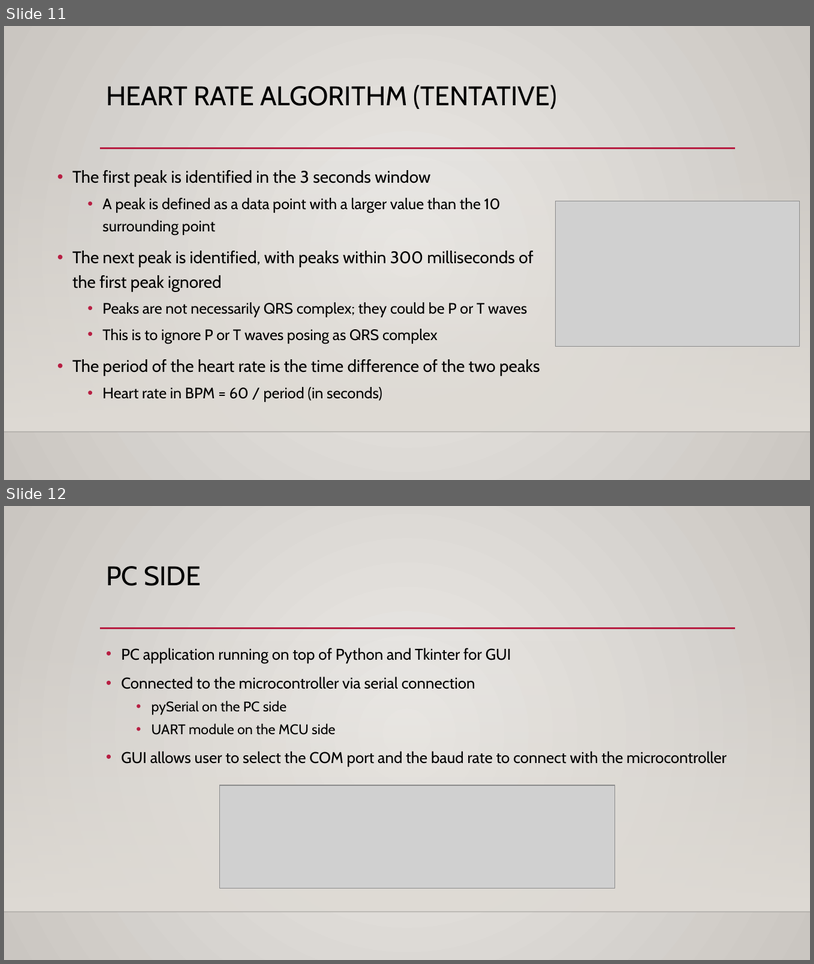
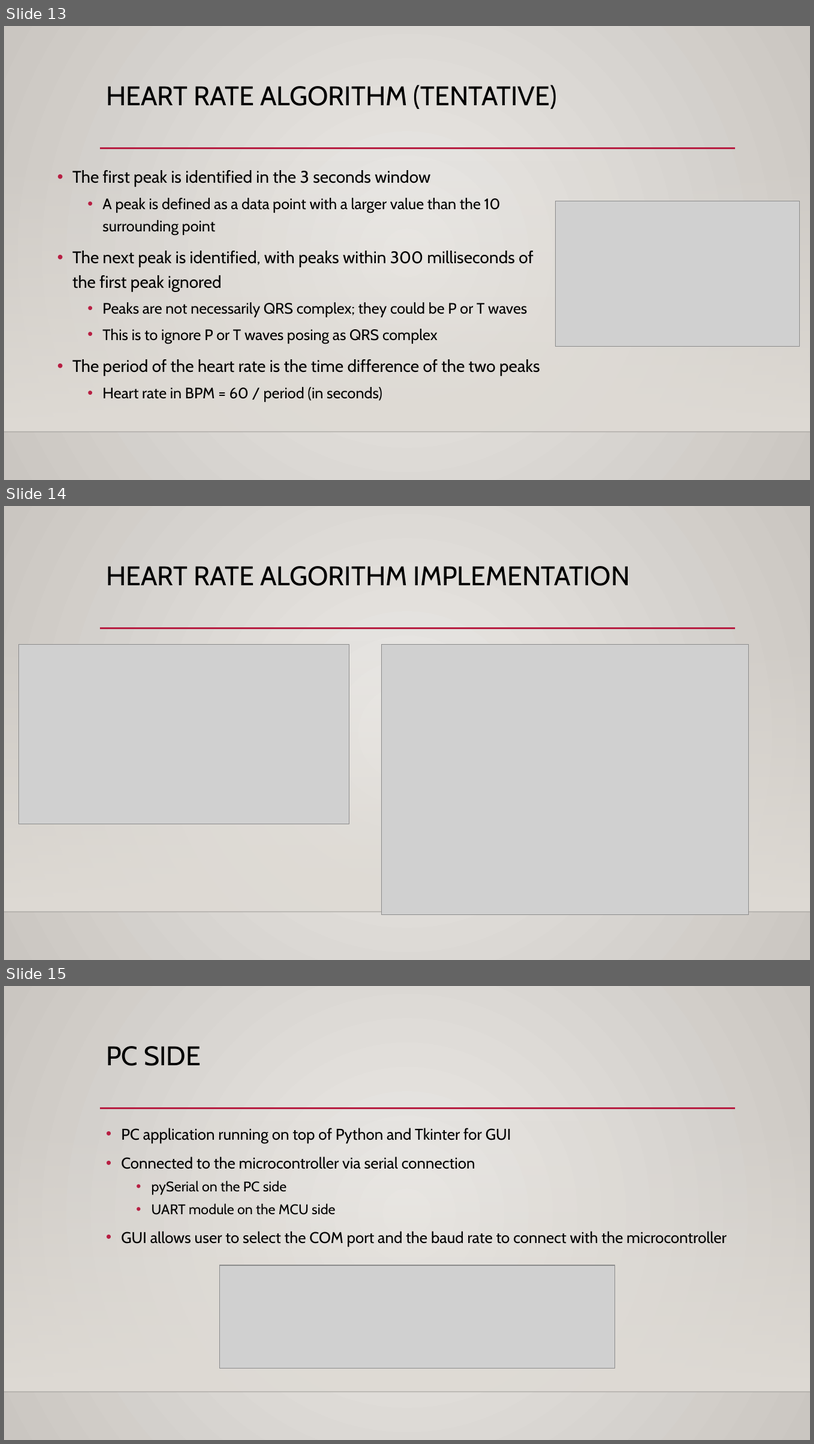
Before and after one commit to theRadFad/HeartMonitor, a slide deck: ECG Heart Monitor.pptx. Shown one above the other, each under a label of ours: slides 11 and 12 before the commit, slides 13, 14 and 15 after it. The pictures are 814x964 and 814x1444 pixels, drawn with LibreOffice and Linux fonts; fonts in the diff are those of the drawing; grey boxes stand for pictures; background and template pictures are left out. Boxes give left, top, right and bottom in pixels: in the first picture for what was removed or moved away, otherwise in the second. Text is boxed around its words. In the diff, an @@ line names an element or a change of style, - is before the commit and + after.

```diff
--- a/ECG Heart Monitor.pptx
+++ b/ECG Heart Monitor.pptx
@@ slide 14 added at box(4, 506, 810, 960), background gradient #ECEAE7 to #CAC7C1; not listed: 3 template elements that a slide beside it also shows @@
@@ title added at box(106, 566, 630, 586), 32 pt, text #000000 @@
+HEART RATE ALGORITHM IMPLEMENTATION
@@ picture added at box(18, 645, 350, 823) @@
@@ picture added at box(382, 645, 749, 915) @@
@@ what was slide 11 is now slide 13 @@
@@ what was slide 12 is now slide 15 @@
```
Also in this commit, not shown: 2 other slides added.
